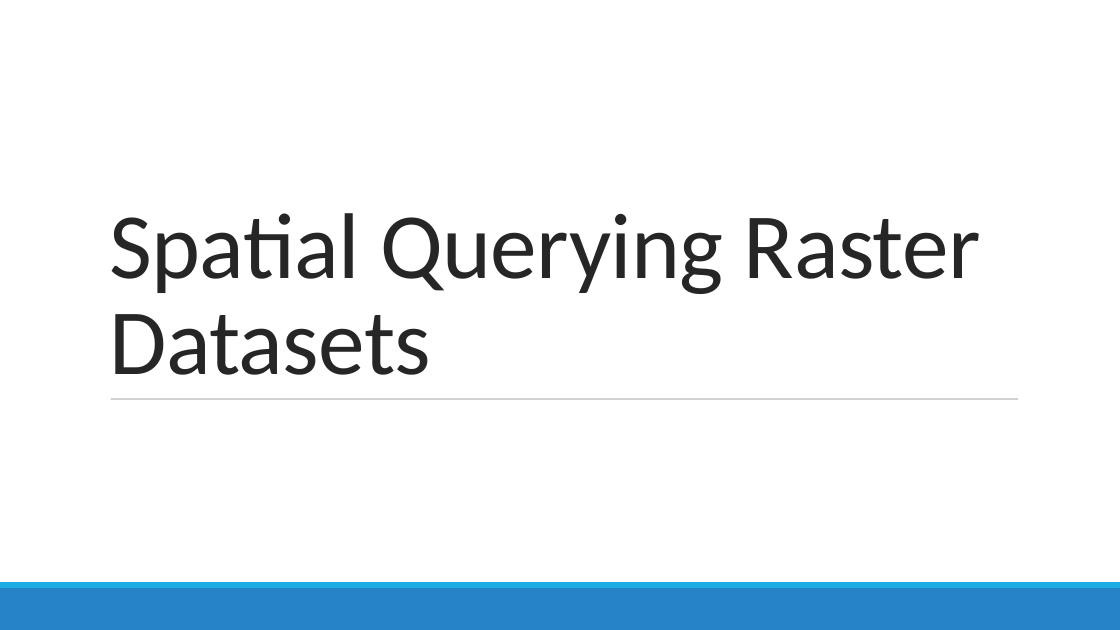
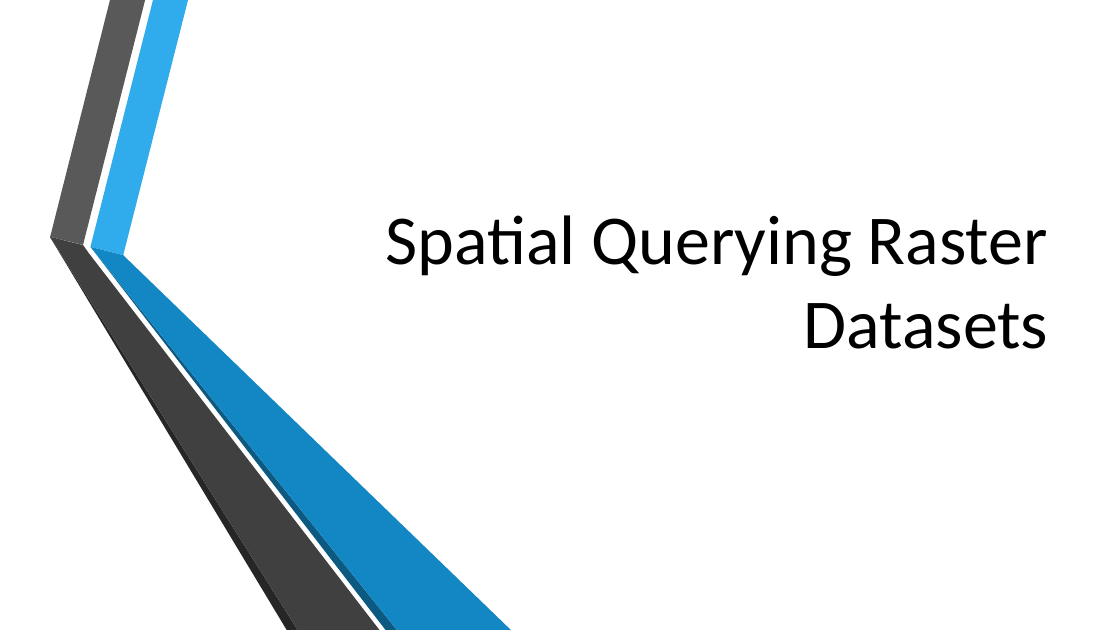
Before and after one commit to MGIS-UMN/GIS5577_week8, a slide deck: slide 1 of Raster_analysis.odp. Drawn at 1120x630 pixels with LibreOffice and Linux fonts; fonts in the diff are those of the drawing; background and template pictures are left out. Boxes give left, top, right and bottom in pixels: in the first picture for what was removed or moved away, otherwise in the second. Text is boxed around its words. In the diff, an @@ line names an element or a change of style, - is before the commit and + after.

```diff
--- a/Raster_analysis.odp
+++ b/Raster_analysis.odp
@@ title "Spatial Querying Raster Datasets": place and size @@
-title "Spatial Querying Raster Datasets" at box(109, 213, 981, 375)
+title "Spatial Querying Raster Datasets" at box(385, 215, 1049, 349)
@@ title "Spatial Querying Raster Datasets" at box(385, 215, 1049, 349): size 80 to 60 pt, text colour #262626 to #000000, letter spacing -0.5 to 0 pt; alignment left to right; line spacing 0.85 to 1 @@
@@ group added at box(50, 0, 512, 630): 6 freeform shapes @@
@@ line removed from (111, 399) to (1018, 399) @@
@@ freeform shape removed at box(0, 588, 1120, 630) @@
@@ freeform shape removed at box(0, 582, 1120, 588) @@
```
Also in this commit, not shown: 22 other slides changed, 1 other file.
